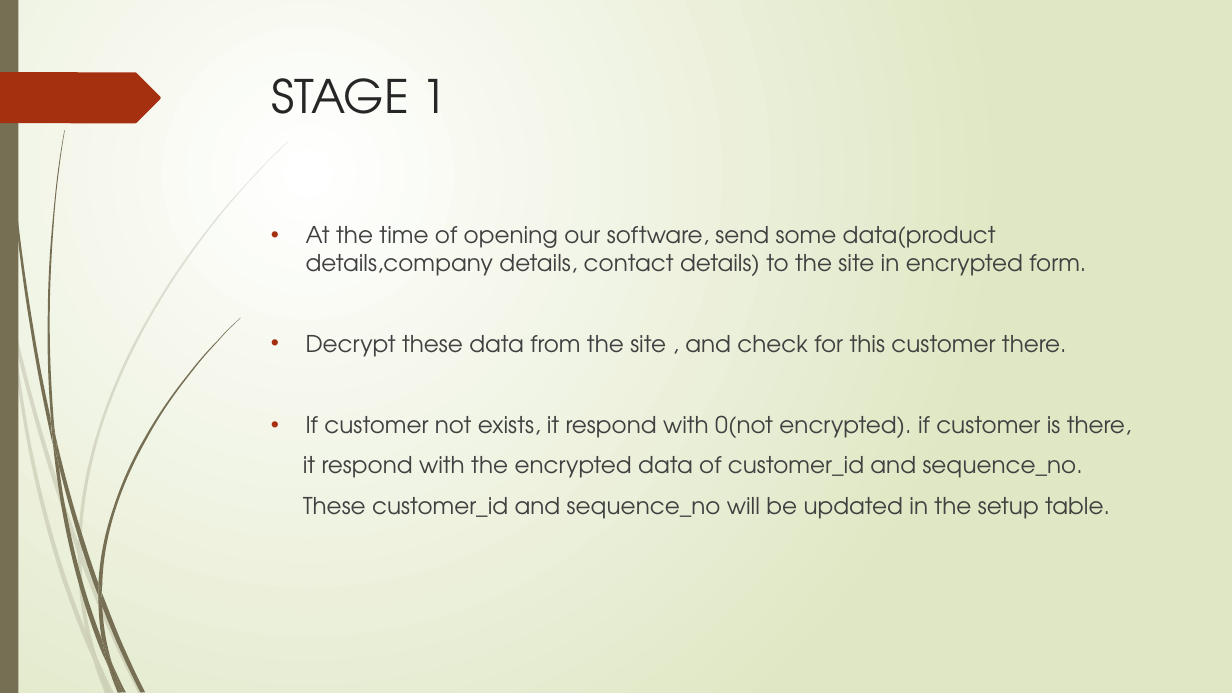
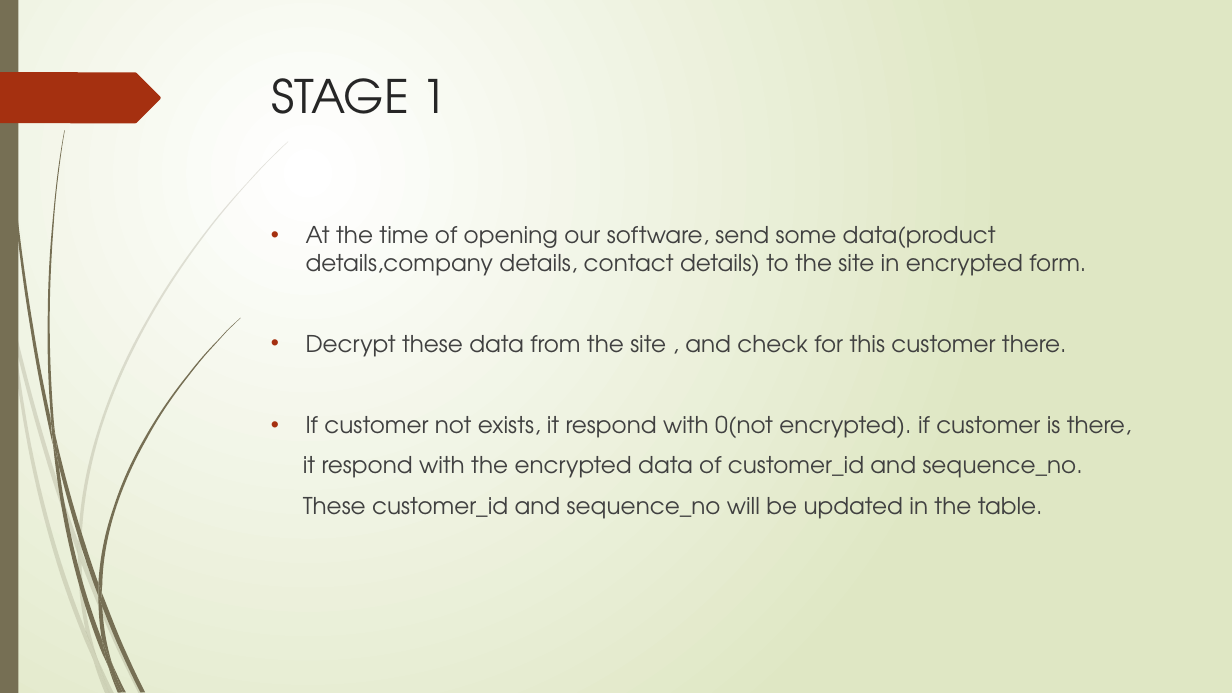
Before and after one commit to MilestoneInnovativeTechnologies/office-weekend-meeting, a slide deck: slide 3 of Week 48/SENDING DATA TO THE SITE.pptx. Drawn at 1232x693 pixels with LibreOffice and Linux fonts; fonts in the diff are those of the drawing. Boxes give left, top, right and bottom in pixels: in the first picture for what was removed or moved away, otherwise in the second. Text is boxed around its words. In the diff, an @@ line names an element or a change of style, - is before the commit and + after.

Commit message:
Week 48 updated

```diff
--- a/Week 48/SENDING DATA TO THE SITE.pptx
+++ b/Week 48/SENDING DATA TO THE SITE.pptx
@@ text at box(303, 497, 1043, 519): text changed @@
-These customer_id and sequence_no will be updated in the setup table.
+These customer_id and sequence_no will be updated in the table.
```
